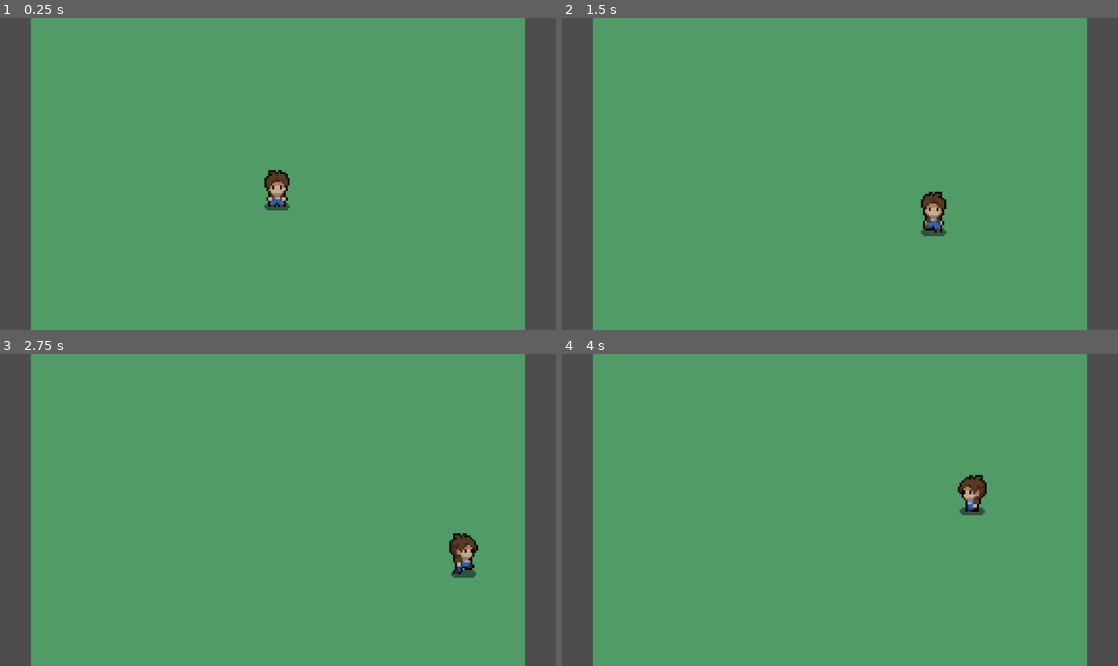
Above: before the commit, frames 1-4 (two rows, left to right).
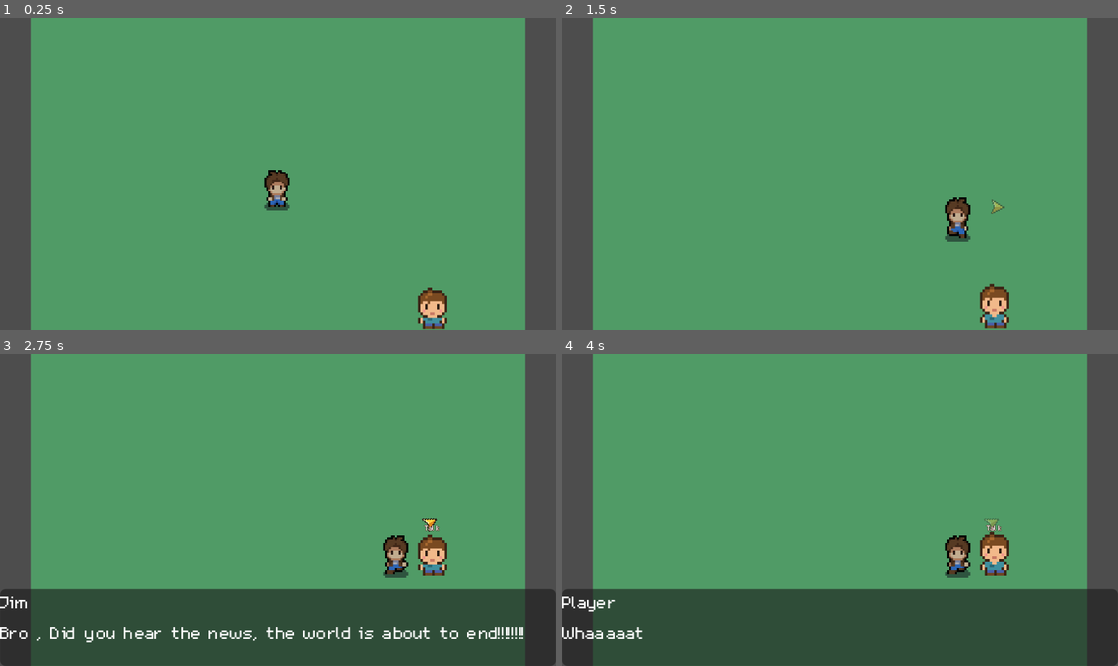
Above: after the commit, the same moments.

Repository: YolalaParrot/TGCGameJam
Game: Godot game, scene res://scenes/town_one.tscn
Two runs of this game, one before a commit and one after it. Both use one fixed random seed, a clock stepped at 60 frames per second and the inputs below.
Inputs:
- Up to frame 1 (0.25 s): no input
- Up to frame 2 (1.5 s): hold Right (ui_right) 0.53-1.28 s; hold E (interact) 0.53-1.28 s; tap G (guide, bound only after the commit) at 0.8, 1.35 s; hold Down (ui_down) from 1.28 s (still down)
- Up to frame 3 (2.75 s): tap E (interact) at 1.55 s; release Down (ui_down) at 2.03 s; hold Right (ui_right) from 2.03 s (still down); hold E (interact) from 2.03 s (still down); tap G (guide, bound only after the commit) at 2.3 s
- Up to frame 4 (4 s): release Right (ui_right) at 2.78 s; release E (interact) at 2.78 s; hold Up (ui_up) 2.78-3.53 s; tap G (guide, bound only after the commit) at 2.85, 3.8 s; tap E (interact) at 3.05 s; hold Left (ui_left) from 3.53 s (still down); hold E (interact) from 3.53 s (still down)

The runs differ from the first frame. In frame 1, 0.6% of the frame differs, in the area x 75-81%, y 86-100%; in frame 2, 1.8%; in frame 3, 26%, in the area x 0-100%, y 52-100%; in frame 4, 26%.

Commit message:
Made Dialogue System Scalable

Diff:
--- a/TgcGameJam/project.godot
+++ b/TgcGameJam/project.godot
@@ -48,6 +48,16 @@
 "events": [Object(InputEventKey,"resource_local_to_scene":false,"resource_name":"","device":16,"window_id":0,"alt_press …(190 unchanged characters)…
 ]
 }
+guide={
+"deadzone": 0.2,
+"events": [Object(InputEventKey,"resource_local_to_scene":false,"resource_name":"","device":-1,"window_id":0,"alt_pressed":false,"shift_pressed":false,"ctrl_pressed":false,"meta_pressed":false,"pressed":false,"keycode":0,"physical_keycode":71,"key_label":0,"unicode":103,"location":0,"echo":false,"script":null)
+]
+}
+ui_close_dialog={
+"deadzone": 0.2,
+"events": [Object(InputEventKey,"resource_local_to_scene":false,"resource_name":"","device":-1,"window_id":0,"alt_pressed":false,"shift_pressed":false,"ctrl_pressed":false,"meta_pressed":false,"pressed":false,"keycode":0,"physical_keycode":4194305,"key_label":0,"unicode":0,"location":0,"echo":false,"script":null)
+]
+}
 
 [physics]
 
--- a/TgcGameJam/scenes/DialogueBox.tscn
+++ b/TgcGameJam/scenes/DialogueBox.tscn
@@ -15,13 +15,17 @@
 anchor_top = 1.0
 anchor_right = 1.0
 anchor_bottom = 1.0
-offset_top = -23.0
+offset_top = -40.0
 grow_horizontal = 2
 grow_vertical = 0
 
 [node name="VBoxContainer" type="VBoxContainer" parent="PanelContainer" unique_id=1761871527]
 layout_mode = 2
 
+[node name="Name" type="Label" parent="PanelContainer/VBoxContainer"]
+layout_mode = 2
+label_settings = SubResource("LabelSettings_r2og1")
+
 [node name="Dialogue" type="Label" parent="PanelContainer/VBoxContainer" unique_id=570708492]
 layout_mode = 2
 label_settings = SubResource("LabelSettings_r2og1")
--- a/TgcGameJam/scenes/hillside.tscn
+++ b/TgcGameJam/scenes/hillside.tscn
@@ -4,8 +4,6 @@
 [ext_resource type="Texture2D" uid="uid://drjmjyodgguar" path="res://assets-temp/tilesets/grass.png" id="2_v1baj"]
 [ext_resource type="PackedScene" uid="uid://j54lupoylhq8" path="res://scenes/player.tscn" id="3_rl0pi"]
 [ext_resource type="PackedScene" uid="uid://bt3lpqrk2xw4e" path="res://scenes/teleporter.tscn" id="4_2dp04"]
-[ext_resource type="PackedScene" uid="uid://chuvimfq0blnm" path="res://scenes/npc.tscn" id="5_rl0pi"]
-[ext_resource type="Texture2D" uid="uid://cvcc2sducawnn" path="res://assets-temp/boy_idle_4x1.png" id="6_2dp04"]
 
 [sub_resource type="TileSetAtlasSource" id="TileSetAtlasSource_fwuwm"]
 texture = ExtResource("1_fwuwm")
@@ -20,42 +18,6 @@
 
 [sub_resource type="RectangleShape2D" id="RectangleShape2D_t6cyu"]
 size = Vector2(20, 79)
-
-[sub_resource type="AtlasTexture" id="AtlasTexture_kfime"]
-atlas = ExtResource("6_2dp04")
-region = Rect2(0, 0, 16, 16)
-
-[sub_resource type="AtlasTexture" id="AtlasTexture_wu7dk"]
-atlas = ExtResource("6_2dp04")
-region = Rect2(16, 0, 16, 16)
-
-[sub_resource type="AtlasTexture" id="AtlasTexture_55ilf"]
-atlas = ExtResource("6_2dp04")
-region = Rect2(32, 0, 16, 16)
-
-[sub_resource type="AtlasTexture" id="AtlasTexture_d5g2i"]
-atlas = ExtResource("6_2dp04")
-region = Rect2(48, 0, 16, 16)
-
-[sub_resource type="SpriteFrames" id="SpriteFrames_ogo75"]
-animations = [{
-"frames": [{
-"duration": 1.0,
-"texture": SubResource("AtlasTexture_kfime")
-}, {
-"duration": 1.0,
-"texture": SubResource("AtlasTexture_wu7dk")
-}, {
-"duration": 1.0,
-"texture": SubResource("AtlasTexture_55ilf")
-}, {
-"duration": 1.0,
-"texture": SubResource("AtlasTexture_d5g2i")
-}],
-"loop": 1,
-"name": &"idle",
-"speed": 5.0
-}]
 
 [node name="hillside" type="Node2D" unique_id=854784106]
 position = Vector2(-160, -144)
@@ -85,8 +47,3 @@
 
 [node name="Spawn_From_Town2_To_Hillside" type="Marker2D" parent="." unique_id=1189767681]
 position = Vector2(161, 254)
-
-[node name="npc1" parent="." unique_id=987617997 instance=ExtResource("5_rl0pi")]
-position = Vector2(80, 75)
-NPC_Name = "npc1"
-frames = SubResource("SpriteFrames_ogo75")
--- a/TgcGameJam/scenes/npc.tscn
+++ b/TgcGameJam/scenes/npc.tscn
@@ -13,7 +13,8 @@
 outline_size = 1
 outline_color = Color(0.30738604, 0.0709007, 0.055149846, 1)
 
-[sub_resource type="CircleShape2D" id="CircleShape2D_4wlns"]
+[sub_resource type="RectangleShape2D" id="RectangleShape2D_qhqgy"]
+size = Vector2(14, 20)
 
 [node name="npc" type="AnimatableBody2D" unique_id=987617997 groups=["npc"]]
 script = ExtResource("1_abqhh")
@@ -40,4 +41,4 @@
 autoplay = "default"
 
 [node name="CollisionShape2D" type="CollisionShape2D" parent="." unique_id=643911397]
-shape = SubResource("CircleShape2D_4wlns")
+shape = SubResource("RectangleShape2D_qhqgy")
--- a/TgcGameJam/scenes/town_one.tscn
+++ b/TgcGameJam/scenes/town_one.tscn
@@ -1,7 +1,9 @@
 [gd_scene format=3 uid="uid://bxcmvk48bcfuv"]
 
 [ext_resource type="Texture2D" uid="uid://c13j1knb38xse" path="res://assets-temp/tilesets/decor_8x8.png" id="1_dlxhk"]
+[ext_resource type="PackedScene" uid="uid://chuvimfq0blnm" path="res://scenes/npc.tscn" id="1_kfime"]
 [ext_resource type="Texture2D" uid="uid://drjmjyodgguar" path="res://assets-temp/tilesets/grass.png" id="2_187fi"]
+[ext_resource type="Texture2D" uid="uid://cvcc2sducawnn" path="res://assets-temp/boy_idle_4x1.png" id="2_wu7dk"]
 [ext_resource type="PackedScene" uid="uid://j54lupoylhq8" path="res://scenes/player.tscn" id="3_kfime"]
 [ext_resource type="Script" uid="uid://0dsu1akojwp0" path="res://scripts/cutscene_trigger.gd" id="4_187fi"]
 [ext_resource type="PackedScene" uid="uid://bt3lpqrk2xw4e" path="res://scenes/teleporter.tscn" id="4_wu7dk"]
@@ -25,6 +27,42 @@
 
 [sub_resource type="RectangleShape2D" id="RectangleShape2D_bde3n"]
 size = Vector2(24, 56)
+
+[sub_resource type="AtlasTexture" id="AtlasTexture_kfime"]
+atlas = ExtResource("2_wu7dk")
+region = Rect2(0, 0, 16, 16)
+
+[sub_resource type="AtlasTexture" id="AtlasTexture_wu7dk"]
+atlas = ExtResource("2_wu7dk")
+region = Rect2(16, 0, 16, 16)
+
+[sub_resource type="AtlasTexture" id="AtlasTexture_55ilf"]
+atlas = ExtResource("2_wu7dk")
+region = Rect2(32, 0, 16, 16)
+
+[sub_resource type="AtlasTexture" id="AtlasTexture_d5g2i"]
+atlas = ExtResource("2_wu7dk")
+region = Rect2(48, 0, 16, 16)
+
+[sub_resource type="SpriteFrames" id="SpriteFrames_wu7dk"]
+animations = [{
+"frames": [{
+"duration": 1.0,
+"texture": SubResource("AtlasTexture_kfime")
+}, {
+"duration": 1.0,
+"texture": SubResource("AtlasTexture_wu7dk")
+}, {
+"duration": 1.0,
+"texture": SubResource("AtlasTexture_55ilf")
+}, {
+"duration": 1.0,
+"texture": SubResource("AtlasTexture_d5g2i")
+}],
+"loop": 1,
+"name": &"idle",
+"speed": 5.0
+}]
 
 [node name="town_one" type="Node2D" unique_id=399076867]
 
@@ -71,3 +109,8 @@
 
 [node name="Spawn_From_Farm" type="Marker2D" parent="." unique_id=1141174396]
 position = Vector2(-97, 0)
+
+[node name="npc1" parent="." unique_id=987617997 instance=ExtResource("1_kfime")]
+position = Vector2(80, 50)
+NPC_Name = "npc1"
+frames = SubResource("SpriteFrames_wu7dk")
--- a/TgcGameJam/scripts/GameState.gd
+++ b/TgcGameJam/scripts/GameState.gd
@@ -1,6 +1,7 @@
 extends Node
 
 var flags := {
+	"start":true,
 	"met_friend":false
 }
 
@@ -25,13 +26,51 @@
 	],
 }
 
+var positions := {
+	"jim":{"start":{"loc":"town_one","pos":Vector2(80,50)}}
+}
+
 #Initial Dialogues(We will be changing these)
 var dialogues := {
-	"npc1":{"counter":0,"dialogues":{0:["Bro , Did you hear the news, the world is about to end!!!!!!!!
-","In 16hrsss!!!!"],1:["Quickly , Come out , We have to go to the hill"],
-}}
+	"npc1":{"counter":0,"dialogues":[
+			{
+				"requires":["start"],
+				"forbids":[],
+				"lines":[[
+					{"Jim":"Bro , Did you hear the news, the world is about to end!!!!!!!!"},
+					{"Jim":"In 16hrsss!!!!"},
+					{"Player":"Whaaaaat"}
+				],
+				[{"Jim":"Quickly , Come out , We have to go to the hill"}]]
+			},
+			{
+				"requires":[],
+				"forbids":[],
+				"lines":[[{"Jim":"Hello"}]],
+			},
+		]
+	}
 }
 
 var currentTasks := {
 	"main":{"name":"Talk to Jim","location":"hillside","target":"npc1"}
 }
+
+
+func conditions_met(entry: Dictionary):
+	for cond in entry.requires:
+		if not flags.has(cond) or not flags[cond]:
+			return false
+	for cond in entry.forbids:
+		if flags.get(cond, false):
+			return false
+	print("Conditions Met")
+	return true
+
+
+func get_dialogue(npc: String)->Array:
+	var dialogue_sets = dialogues[npc].dialogues
+	for dialogue_set in dialogue_sets:
+		if conditions_met(dialogue_set):
+			return dialogue_set.lines
+	return []
--- a/TgcGameJam/scripts/dialogue_box.gd
+++ b/TgcGameJam/scripts/dialogue_box.gd
@@ -2,6 +2,7 @@
 @onready var panel: PanelContainer = $PanelContainer
 
 @onready var dialogue: Label = $PanelContainer/VBoxContainer/Dialogue
+@onready var name_label: Label = $PanelContainer/VBoxContainer/Name
 var index:=0
 var speaker:String = ""
 var dialogues: Array = []
@@ -33,7 +34,9 @@
 	if index>=dialogues.size():
 		close_box()
 		return
-	dialogue.text = dialogues[index]
+	var line: Dictionary = dialogues[index]
+	name_label.text = line.keys()[0]
+	dialogue.text = line.values()[0]
 
 func close_box():
 	if speaker and speaker in GameState.dialogues and index>=dialogues.size():
@@ -50,6 +53,7 @@
 	dialogues = new_dialogues
 	index = 0
 	if dialogues.is_empty():
+		name_label.text = ""
 		dialogue.text = "..."
 	else:
 		show_current_dialogue()
--- a/TgcGameJam/scripts/interactable.gd
+++ b/TgcGameJam/scripts/interactable.gd
@@ -6,7 +6,7 @@
 signal interacted
 
 func focus():
-	if owner.NPC_Name in GameState.dialogues:
+	if owner.NPC_Name in GameState.dialogues and not GameState.get_dialogue(owner.NPC_Name).is_empty():
 		label.text = "Talk"
 	else:
 		label.text = ""
--- a/TgcGameJam/scripts/npc.gd
+++ b/TgcGameJam/scripts/npc.gd
@@ -13,12 +13,14 @@
 
 
 func _on_interacted():
-	var npc_dialogue_data = GameState.dialogues[NPC_Name]
-	var npc_dialogues = npc_dialogue_data.dialogues
-	var npc_counter = npc_dialogue_data.counter%npc_dialogues.size()
+	var npc_count = GameState.dialogues[NPC_Name].counter
+	var npc_dialogues = GameState.get_dialogue(NPC_Name)
+	if npc_dialogues.size()==0:
+		DialogueBox.show_dialogues(NPC_Name,[])
+		return
+	var npc_counter = npc_count%npc_dialogues.size()
 	print(npc_dialogues[npc_counter])
-	if npc_counter in npc_dialogues:
+	if npc_counter<npc_dialogues.size():
 		DialogueBox.show_dialogues(NPC_Name,npc_dialogues[npc_counter])
 	else:
 		print("")
-	print("Bro , Did you hear , the world is about to end!!!!!!!!")
--- a/TgcGameJam/scripts/player.gd
+++ b/TgcGameJam/scripts/player.gd
@@ -1,6 +1,6 @@
 extends CharacterBody2D
 
-const SPEED = 4000.0
+const SPEED = 5000.0
 var current_dir = "none"
 
 @onready var interact_sensor: Area2D = $InteractSensor
@@ -14,7 +14,6 @@
 
 func _ready() -> void:
 	$AnimatedSprite2D.play("front_idle")
-	arrow_timer.timeout.connect(show_arrow)
 	arrow_radius = guidance_arrow.position.length()
 	guidance_arrow.visible = false
 
@@ -172,3 +171,5 @@
 	if event.is_action_pressed("interact") and current_interactable:
 		current_interactable.interact()
 		get_viewport().set_input_as_handled()
+	if event.is_action_pressed("guide"):
+		show_arrow()
